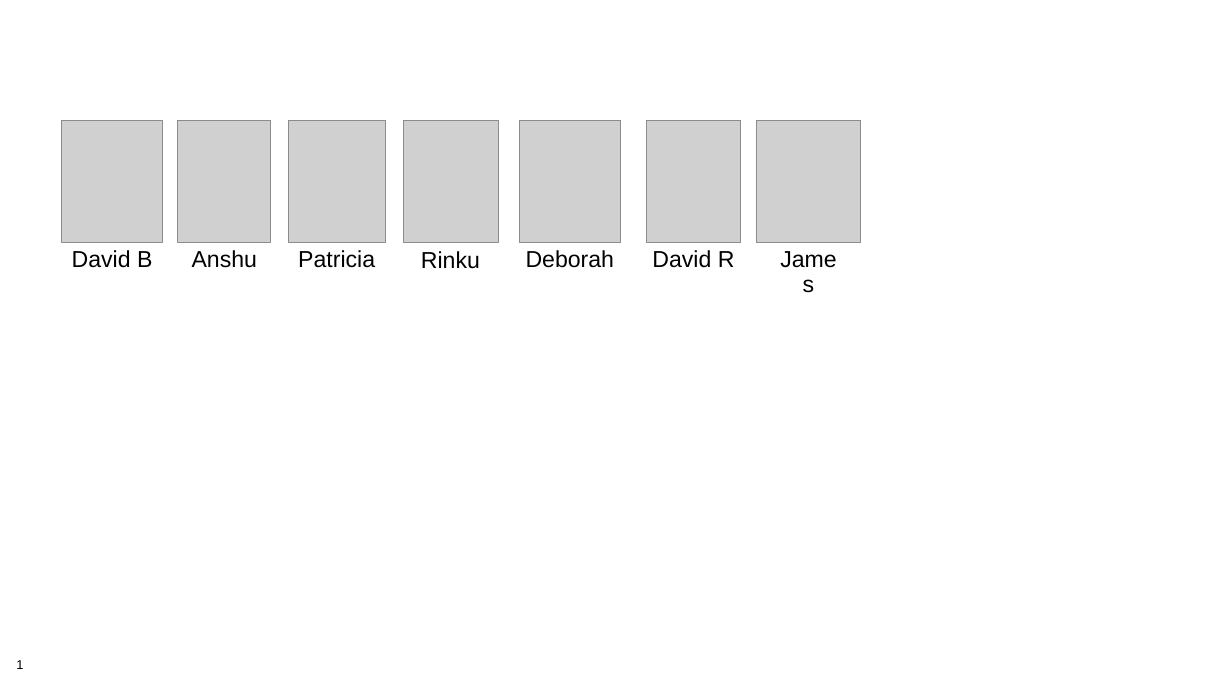
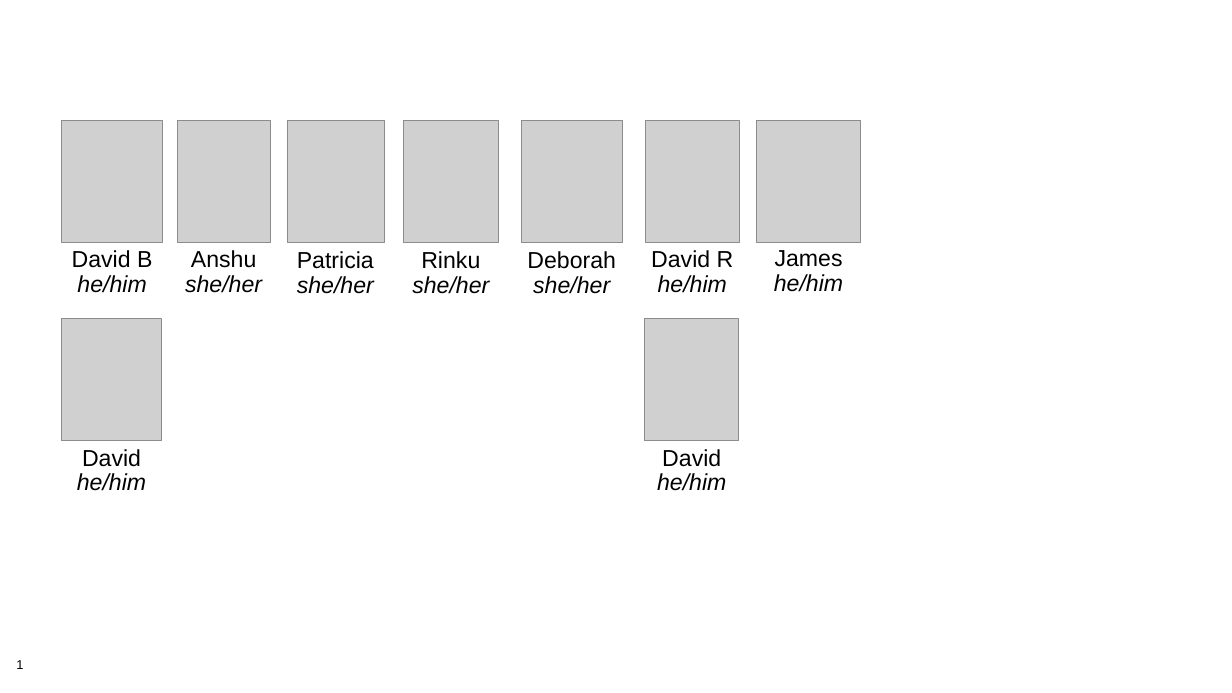
Before and after one commit to bssw-tutorial/presentations, a slide deck: slide 1 of head-shots/gallery.pptx. Drawn at 1232x693 pixels with LibreOffice and Linux fonts; fonts in the diff are those of the drawing; grey boxes stand for pictures; background and template pictures are left out. Boxes give left, top, right and bottom in pixels: in the first picture for what was removed or moved away, otherwise in the second. Text is boxed around its words. In the diff, an @@ line names an element or a change of style, - is before the commit and + after.

Commit message:
Added pronouns to the presenter gallery images.

```diff
--- a/head-shots/gallery.pptx
+++ b/head-shots/gallery.pptx
@@ text "Rinku": place and size @@
-text "Rinku" at <box>421,251,480,269</box>
+text "Rinku" at <box>412,251,489,294</box>
@@ text at <box>527,251,616,269</box>: alignment left to centre @@
@@ text "James": place and size @@
-text "James" at <box>771,243,847,277</box>
+text "James" at <box>774,250,843,292</box>
@@ text at <box>77,275,146,293</box>: paragraph added @@
+he/him
@@ text at <box>185,275,262,293</box>: paragraph added @@
+she/her
@@ text at <box>297,276,374,294</box>: paragraph added @@
+she/her
@@ text at <box>412,276,489,294</box>: paragraph added @@
+she/her
@@ text at <box>533,276,610,294</box>: paragraph added @@
+she/her
@@ text at <box>658,275,727,293</box>: paragraph added @@
+he/him
@@ text at <box>774,274,843,292</box>: paragraph added @@
+he/him
@@ picture added at <box>61,319,162,441</box> @@
@@ picture added at <box>644,319,738,441</box> @@
@@ text added at <box>77,449,146,491</box>, 18 pt, text #000000, italic @@
+David
+he/him
@@ text added at <box>657,449,726,491</box>, 18 pt, text #000000, italic @@
+David
+he/him
```
